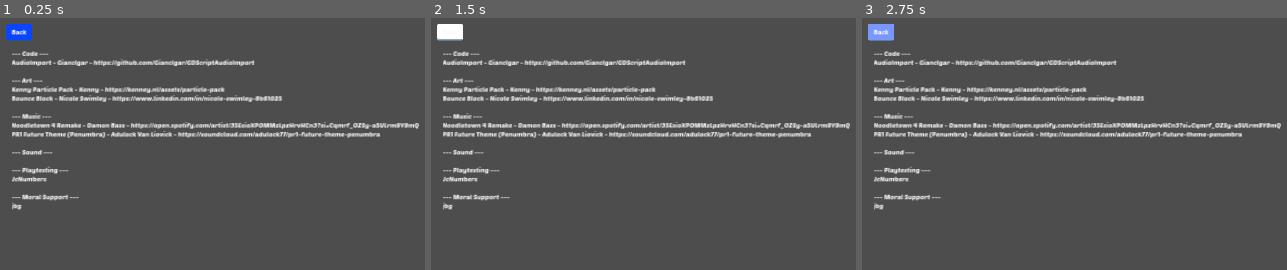
Above: before the commit, frames 1-3 (left to right).
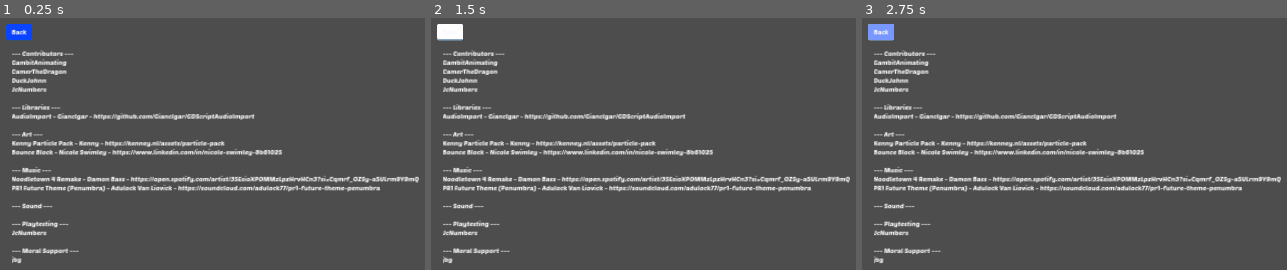
Above: after the commit, the same moments.

Repository: jacob-grahn/platform-racing-4
Game: Godot game, scene res://pages/credits/Credits.tscn
The game is run twice, just before and just after one commit, with the same random seed, the same clock (stepped at 60 frames per second) and the same inputs. This scene is started directly instead of the project's main scene.
Inputs (mouse positions are in pixels of both pictures, inside the frame that each line leads up to):
- Up to frame 1 (0.25 s): no input
- Up to frame 2 (1.5 s): tap Enter at 0.5 s; move the mouse to (outside the picture) at 0.52 s; hold Right (right) 0.53-1.25 s; hold Space (item) 0.53-1.25 s; click (outside the picture) at 0.67 s; tap Up (jump) at 0.77 s; click "Back" at 1.25 s
- Up to frame 3 (2.75 s): drag from (1100, 264) to (outside the picture) at 2.02 s

The runs differ from the first frame. In frame 1, 13% of the frame differs, in the area x 2-99%, y 12-98%; in frame 2, 13%; in frame 3, 13%.
Error in both runs: Attempt to call function 'set_scene' in base 'null instance' on a null instance. (res://singletons/helpers/Helpers.gd:15)

Commit message:
update credits

Diff:
--- a/client/pages/credits/Credits.tscn
+++ b/client/pages/credits/Credits.tscn
@@ -12,7 +12,13 @@
 offset_right = 2490.0
 offset_bottom = 1464.0
 theme = ExtResource("1_hnp8c")
-text = "--- Code ---
+text = "--- Contributors ---
+GambitAnimating
+CamerTheDragon
+DuckJohnn
+JcNumbers
+
+--- Libraries ---
 AudioImport - Gianclgar - https://github.com/Gianclgar/GDScriptAudioImport
 
 --- Art ---
--- a/client/pages/game/Game.gd
+++ b/client/pages/game/Game.gd
@@ -10,6 +10,7 @@
 @onready var back_button = $UI/BackButton
 @onready var level_decoder = $LevelDecoder
 @onready var layers = $Layers
+
 
 func _ready():
 	Jukebox.play_url("https://tunes.platformracing.com/pr1-future-penumbra-by-adulock-van-liovick.mp3")
